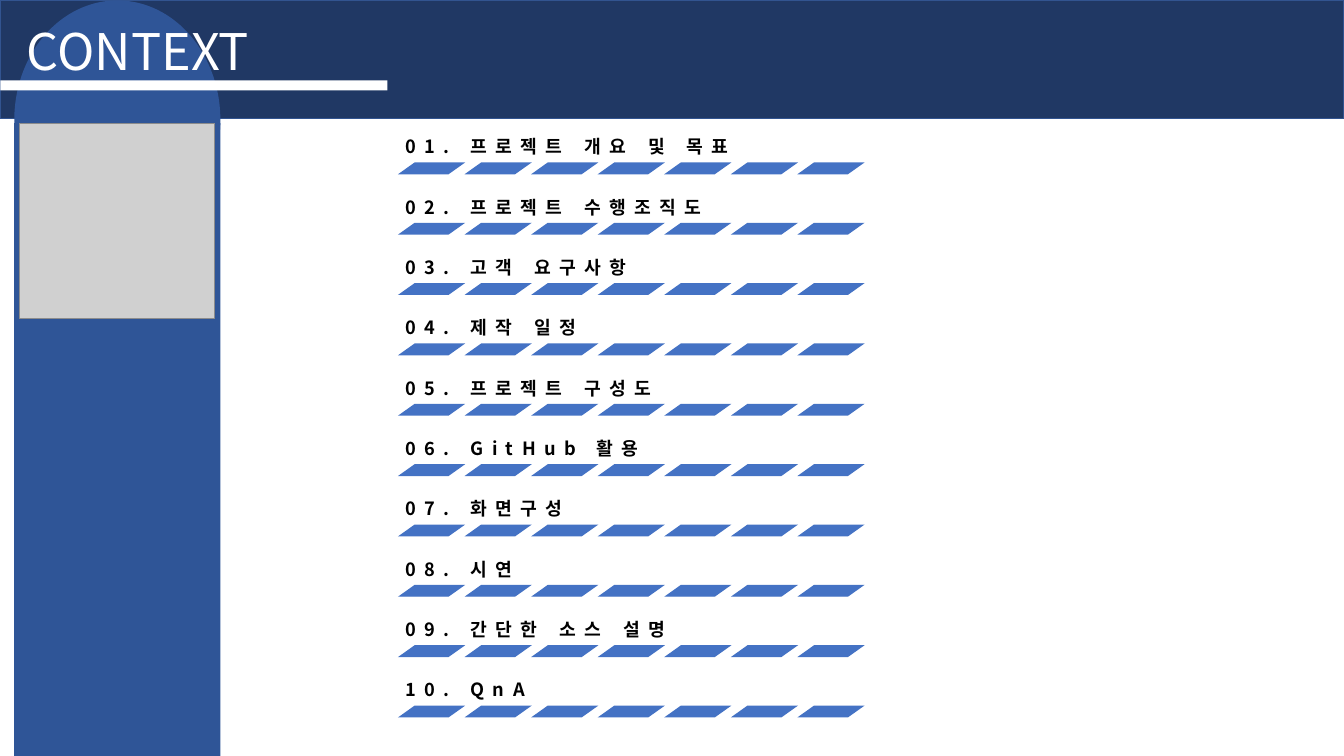
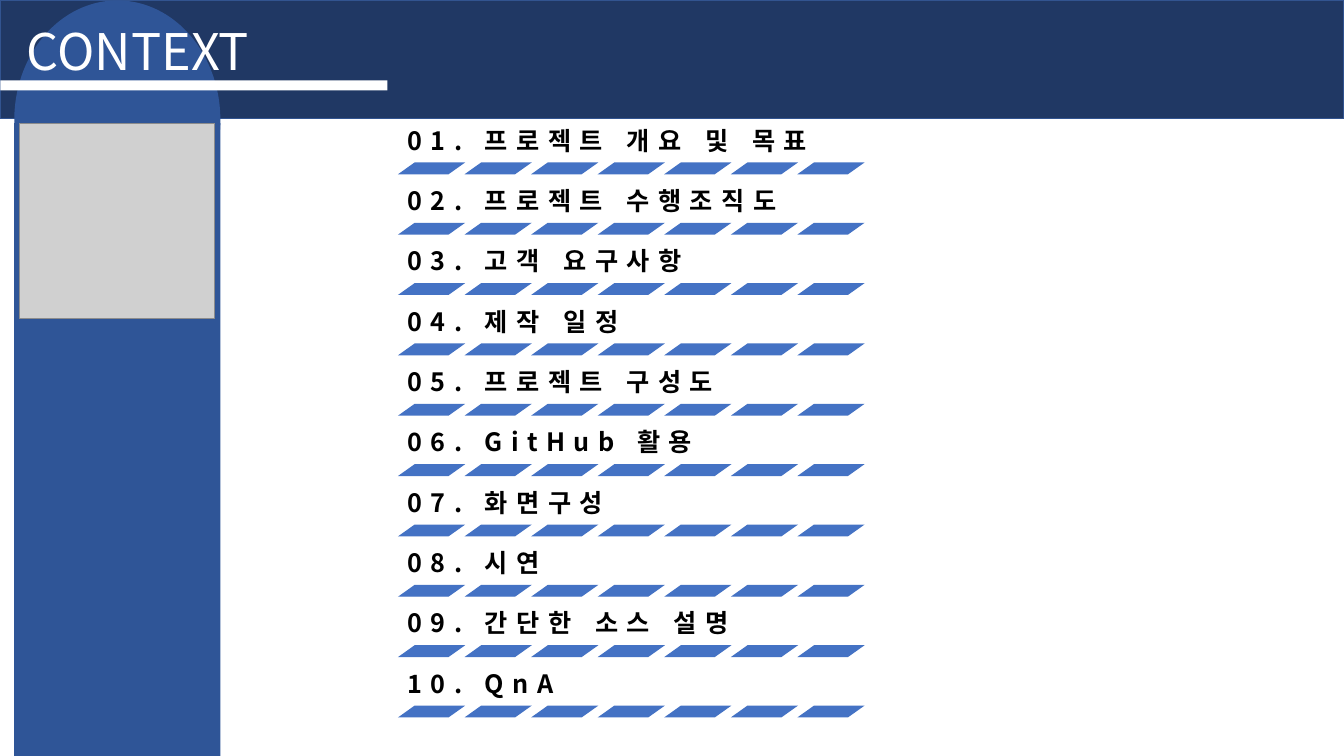
Before and after one commit to sjin9696/SqlDatabaseProject, a slide deck: slide 2 of 문서자료/03. 최종 발표 제출 자료/프로젝트B 발표 PPT .pptx. Drawn at 1344x756 pixels with LibreOffice and Linux fonts; fonts in the diff are those of the drawing; grey boxes stand for pictures. Boxes give left, top, right and bottom in pixels: in the first picture for what was removed or moved away, otherwise in the second. Text is boxed around its words. In the diff, an @@ line names an element or a change of style, - is before the commit and + after.

```diff
--- a/문서자료/03. 최종 발표 제출 자료/프로젝트B 발표 PPT .pptx
+++ b/문서자료/03. 최종 발표 제출 자료/프로젝트B 발표 PPT .pptx
@@ size 13 to 18 pt; more space between paragraphs in 10 elements at (x1=408, y1=129, x2=807, y2=153), (x1=408, y1=189, x2=777, y2=213), (x1=408, y1=248, x2=682, y2=273), (x1=408, y1=310, x2=619, y2=334), (x1=408, y1=370, x2=713, y2=394), (x1=408, y1=429, x2=692, y2=454), (x1=408, y1=491, x2=603, y2=515), (x1=408, y1=551, x2=540, y2=575), (x1=408, y1=611, x2=729, y2=635), (x1=408, y1=674, x2=553, y2=698) @@
```
Also in this commit, not shown: 3 other slides changed, 1 other file.
